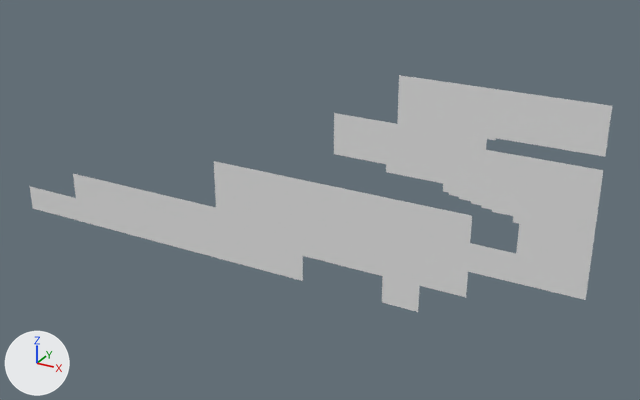
The OBJ model Assets/Tiled2Unity/Meshes/map.obj, before and after one commit.
The view is the same before and after, from a 50 mm camera at (1994.0, -11460.0, 3492.0) aimed at (-4473.0, 298.0, -2387.0). The lights are fixed; the arrows at lower left show +X, +Y and +Z. Where no turn or scale is listed for an object, it has been applied to the vertices.

The first picture shows 'map'.
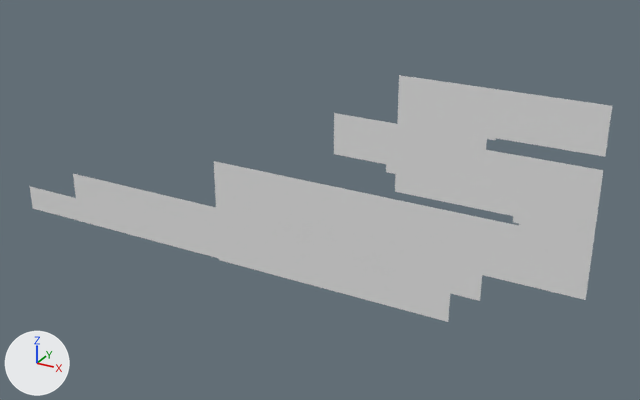
Pixel boxes (x1, y1, x2, y2) of what changed, in the pictures (640 x 400 px):
'map', reshaped: before (30, 75, 612, 312); after (30, 75, 612, 322)
part 1 of me_map, added: after (219, 174, 519, 322)

Edits to the bpy script that builds the scene:
```text
Change me_map:
    used by ob_map; location = (0.0, 0.0, 0.0)
    remove me_map.from_pydata(...)  # 18612 vertices, 17978 faces; spans x -10880.0..0.0, y 0.0, z -3808.0..0.0
    add me_map.from_pydata(...)  # 20340 vertices, 19734 faces; spans x -10880.0..0.0, y 0.0, z -3840.0..0.0
    me_map part 1: 1728 vertices added at x -6368.0..-1088.0, y 0.0, z -3840.0..-1568.0
```
